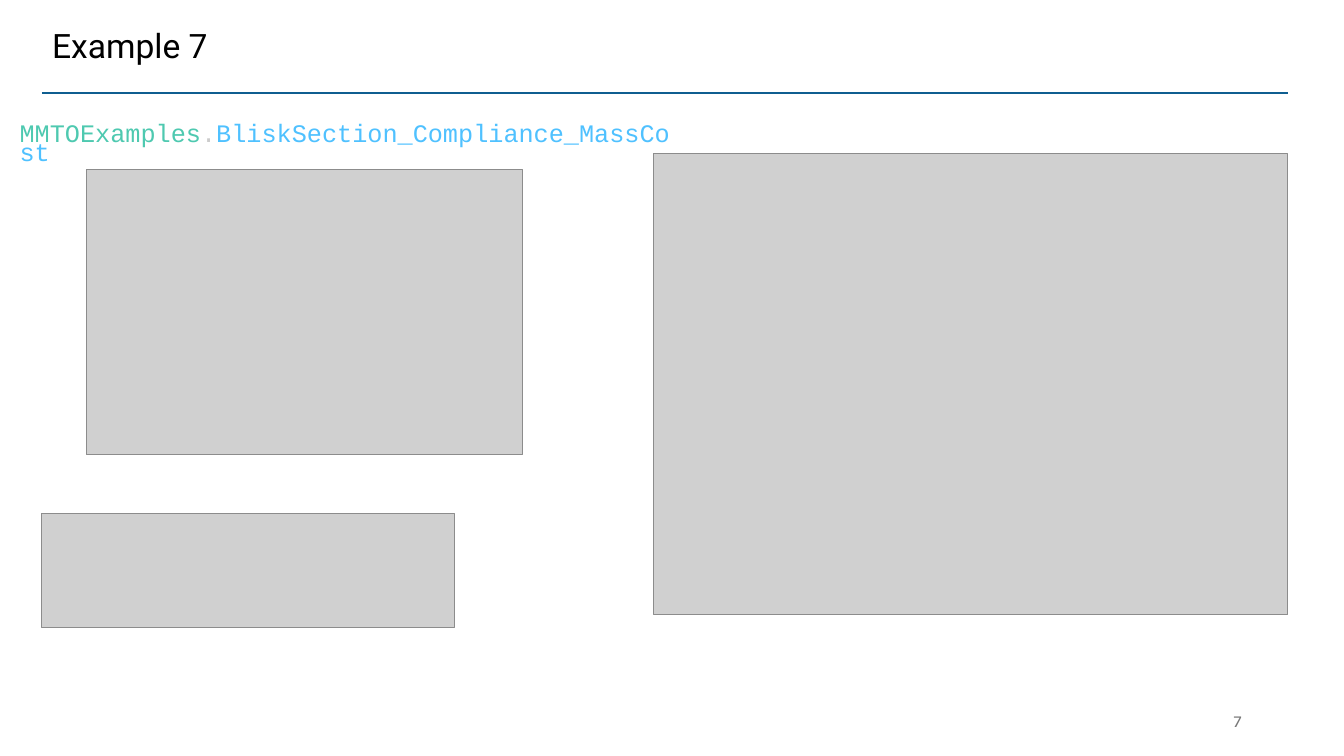
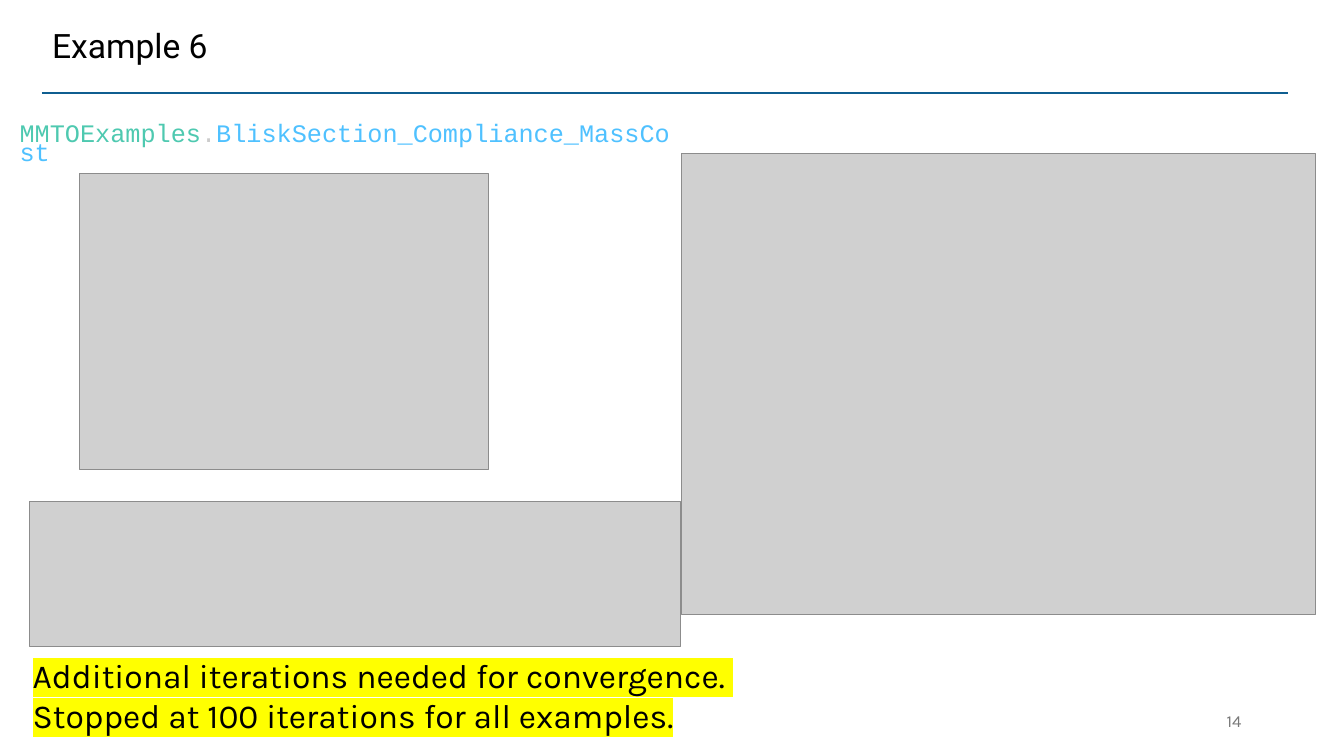
Before and after one commit to UW-ERSL/METALS, a slide deck: slide 14 of Slides/MMTOResults.pptx (slide 7 before the commit). Drawn at 1344x756 pixels with LibreOffice and Linux fonts; fonts in the diff are those of the drawing; grey boxes stand for pictures. Boxes give left, top, right and bottom in pixels: in the first picture for what was removed or moved away, otherwise in the second. Text is boxed around its words. In the diff, an @@ line names an element or a change of style, - is before the commit and + after.

Commit message:
Testing various examples

```diff
--- a/Slides/MMTOResults.pptx
+++ b/Slides/MMTOResults.pptx
@@ title at <box>52,32,208,65</box>: text changed @@
-Example 7
+Example 6
@@ picture: place and size @@
-picture at <box>87,169,523,455</box>
+picture at <box>80,173,489,469</box>
@@ picture: place and size @@
-picture at <box>654,153,1289,615</box>
+picture at <box>682,153,1316,615</box>
@@ picture added at <box>29,502,682,647</box> @@
@@ picture removed at <box>42,513,455,627</box> @@
@@ text added at <box>33,665,725,736</box>, 24 pt, text #000000 @@
+Additional iterations needed for convergence.
+Stopped at 100 iterations for all examples.
@@ page number at <box>1227,716,1242,727</box>: text changed @@
-7
+14
```
Also in this commit, not shown: 7 other slides changed, 8 slides added, 1 slide removed, 27 other files.
